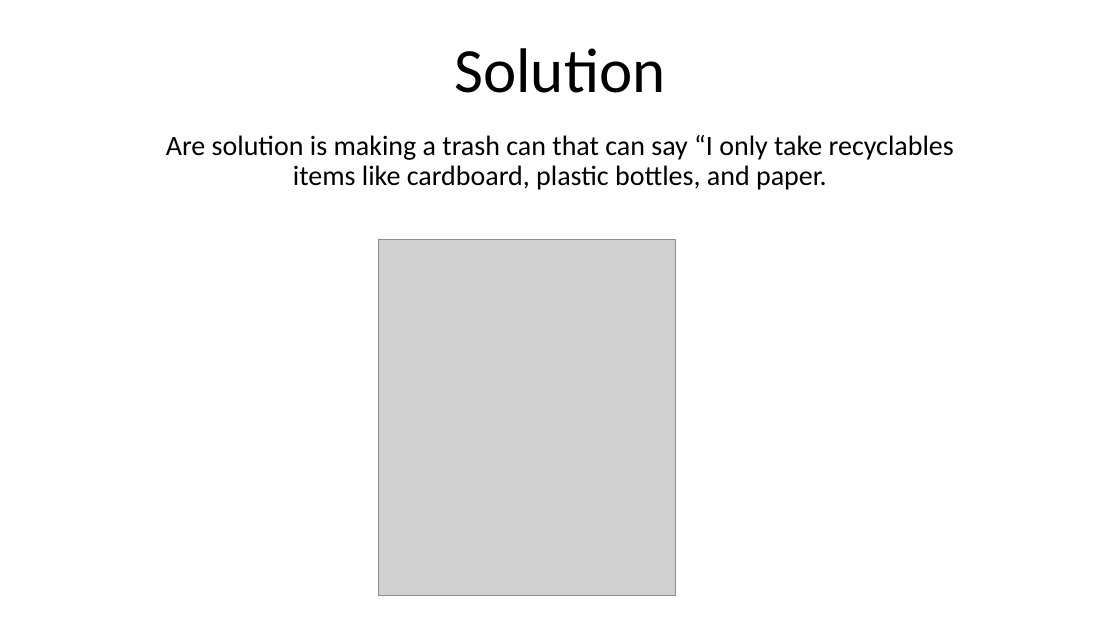
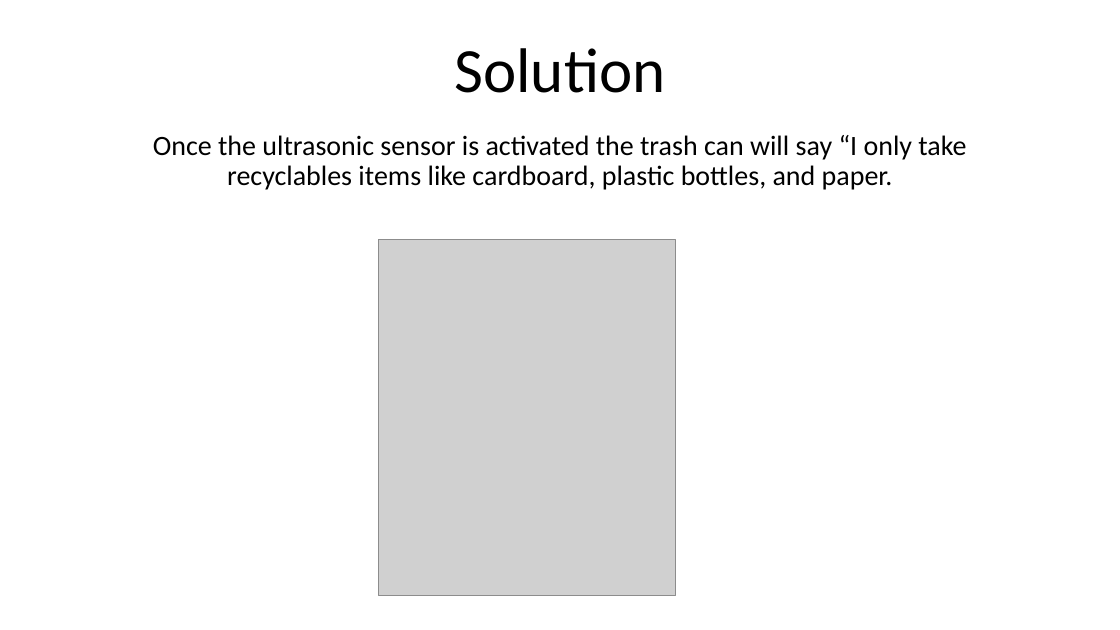
Before and after one commit to eeyujian/FLL2015, a slide deck: slide 2 of daniel/fll 2015 presintion.pptx (slide 1 before the commit). Drawn at 1120x630 pixels with LibreOffice and Linux fonts; fonts in the diff are those of the drawing; grey boxes stand for pictures. Boxes give left, top, right and bottom in pixels: in the first picture for what was removed or moved away, otherwise in the second. Text is boxed around its words. In the diff, an @@ line names an element or a change of style, - is before the commit and + after.

Commit message:
added one page

```diff
--- a/daniel/fll 2015 presintion.pptx
+++ b/daniel/fll 2015 presintion.pptx
@@ subtitle at (x1=153, y1=135, x2=966, y2=190): text changed @@
-Are solution is making a trash can that can say “I only take recyclables items like cardboard, plastic bottles, and paper.
+Once the ultrasonic sensor is activated the trash can will say “I only take recyclables items like cardboard, plastic bottles, and paper.
```
Also in this commit, not shown: 2 other slides changed, 1 slide added.
